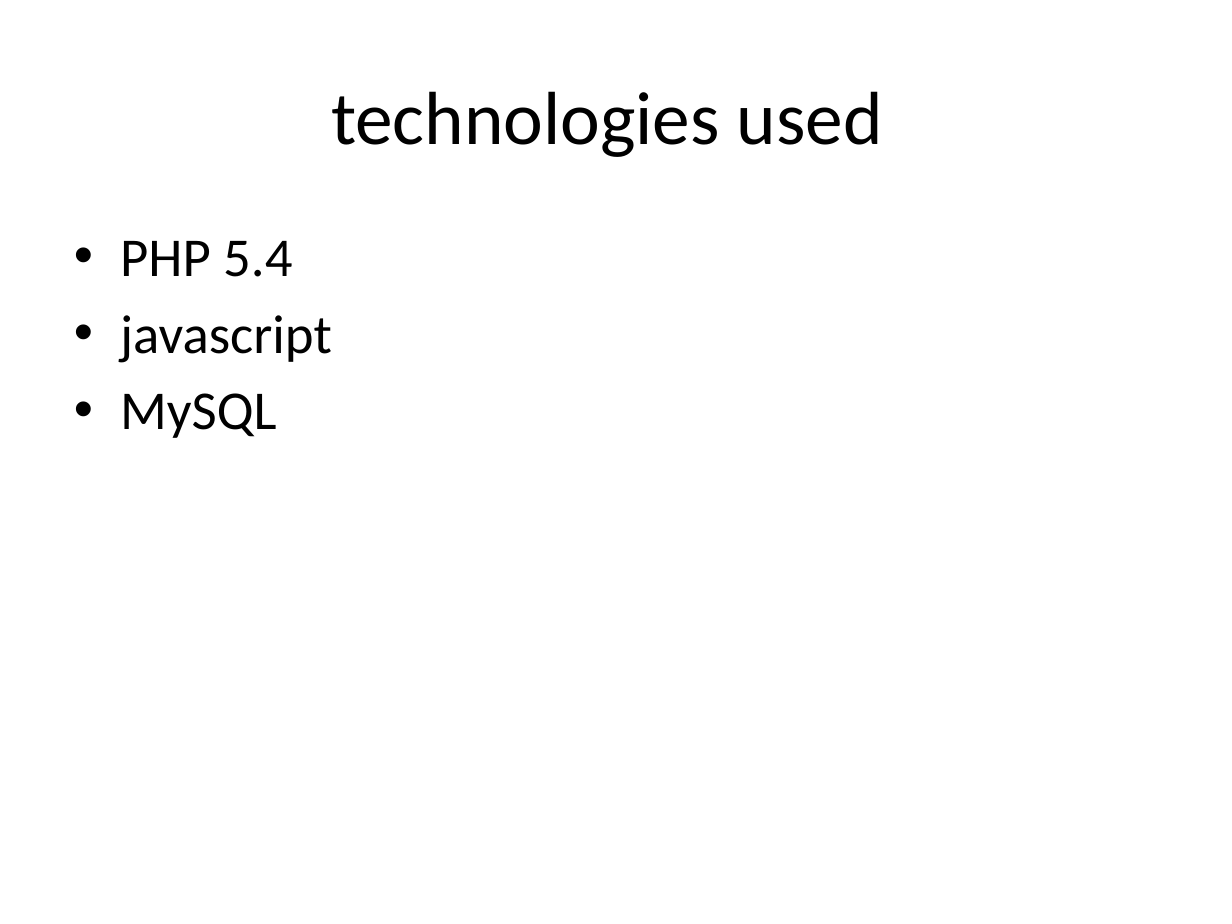
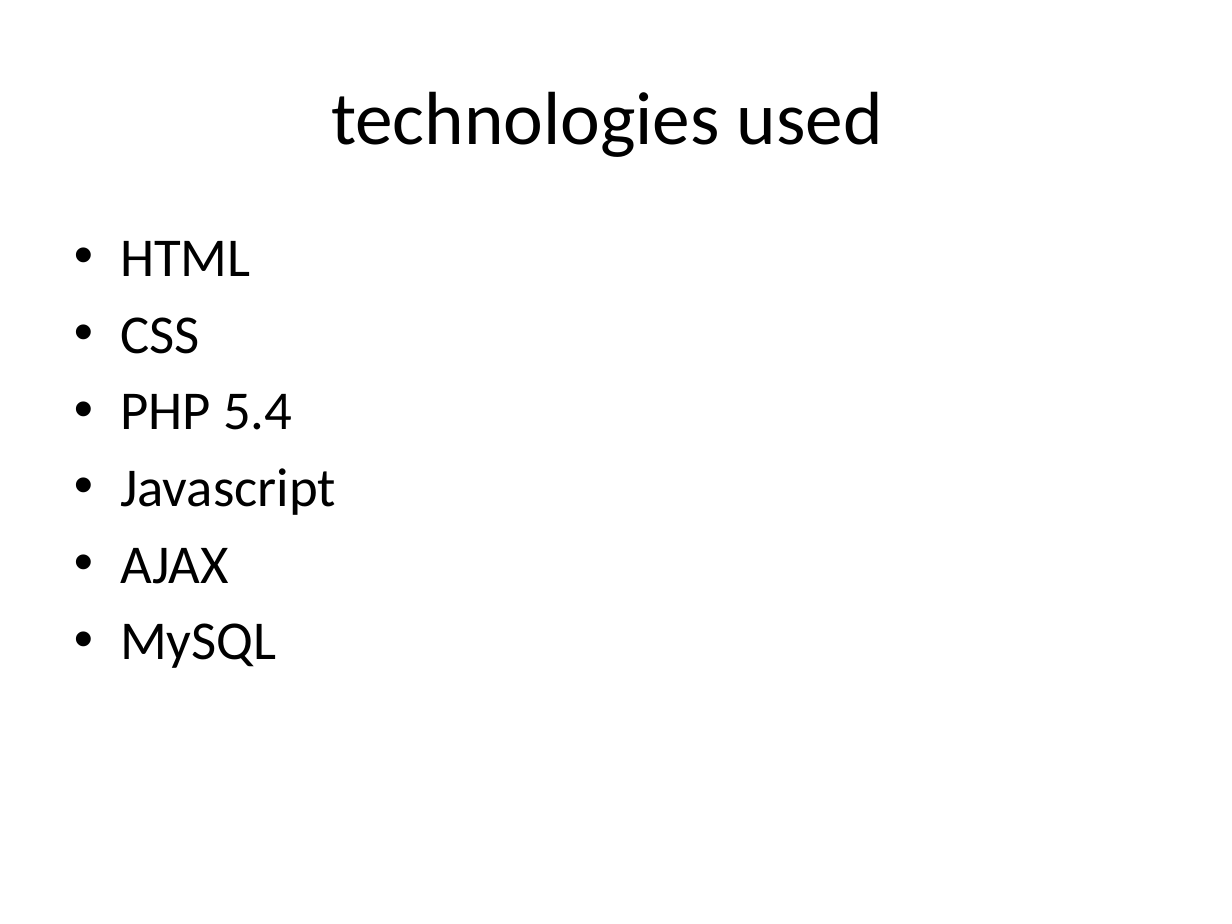
Before and after one commit to vonop1/ch.bfh.bti7054.w2013.p.Weichbroetchen, a slide deck: slide 2 of Docs/Weichbrötchen Webshop.pptx. Drawn at 1232x924 pixels with LibreOffice and Linux fonts; fonts in the diff are those of the drawing. Boxes give left, top, right and bottom in pixels: in the first picture for what was removed or moved away, otherwise in the second. Text is boxed around its words. In the diff, an @@ line names an element or a change of style, - is before the commit and + after.

```diff
--- a/Docs/Weichbrötchen Webshop.pptx
+++ b/Docs/Weichbrötchen Webshop.pptx
@@ text at box(120, 241, 251, 354): paragraphs added @@
+• HTML
+• CSS
@@ text at box(120, 468, 336, 584): text changed @@
-• javascript
+• Javascript
+• AJAX
```
Also in this commit, not shown: 3 other slides changed, 1 slide added, 1 other file.
